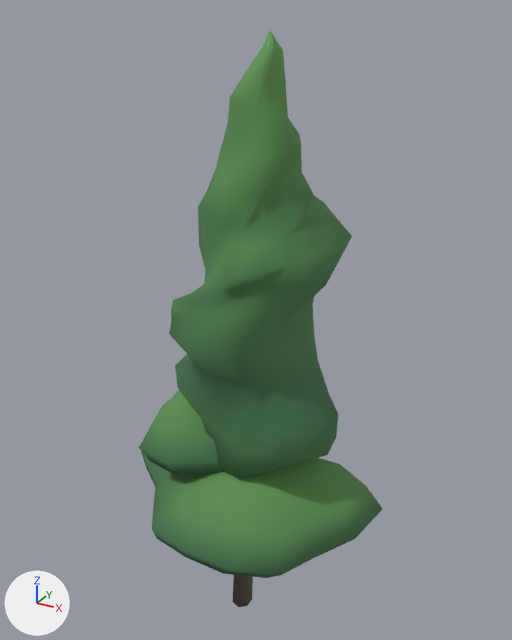
Two versions of the glTF model apps/desktop/e2e/fixtures/world-base/assets/station-foliage-2026-11-27/station-cedar.glb, one commit apart.
Camera for both pictures: a 50 mm lens placed at (4.65, -7.97, 9.25), pointed at (0.12, 0.27, 5.13). The lights are fixed; the arrows at lower left show +X, +Y and +Z. The picture after the commit comes second.

The scene before the commit, as lines of its bpy script (objects in view):
```python
me_cedar_boughs = bpy.data.meshes.new('cedar-boughs')
me_cedar_boughs.from_pydata(...)  # 66 vertices, 120 faces; spans x -1.25..0.73, y -0.19..0.67, z 0.0..8.57
me_cedar_boughs.materials.append(mat_station_bark)
me_cedar_canopy_planes = bpy.data.meshes.new('cedar-canopy-planes')
me_cedar_canopy_planes.from_pydata(...)  # 422 vertices, 832 faces; spans x -1.81..2.17, y -1.92..1.74, z 1.87..9.02
me_cedar_canopy_planes.materials.append(mat_station_bark)
ob_cedar_boughs = bpy.data.objects.new('cedar-boughs', me_cedar_boughs)
ob_cedar_boughs.location = (0.0, 0.0, 0.0)
ob_cedar_canopy_planes = bpy.data.objects.new('cedar-canopy-planes', me_cedar_canopy_planes)
ob_cedar_canopy_planes.location = (0.0, 0.0, 0.0)
```
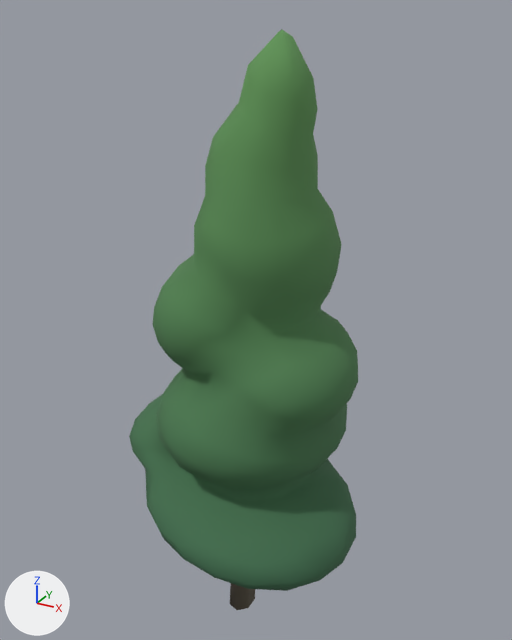
Pixel boxes [x1, y1, x2, y2] of what changed, in the pictures (512 x 640 px):
'cedar-canopy-planes', reshaped (6% narrower)
    before: [139, 29, 383, 578]
    after: [129, 29, 358, 591]
'cedar-boughs', reshaped
    before: [233, 575, 253, 607]
    after: [230, 583, 255, 610]
part 2 of me_cedar_canopy_planes, rebuilt (25% wider, 25% taller)
    before: [169, 29, 352, 480]
    after: [129, 29, 358, 591]
part 3 of me_cedar_canopy_planes, deleted (green)
    before: [141, 451, 383, 578]
part 4 of me_cedar_canopy_planes, deleted (green)
    before: [139, 390, 225, 475]

The edits, one by one:
me_cedar_boughs is used by ob_cedar_boughs; location (0.0, 0.0, 0.0).
me_cedar_boughs had 66 vertices, 120 faces and spanned x -1.25..0.73, y -0.19..0.67, z 0.0..8.57.
me_cedar_boughs now has 66 vertices, 120 faces and spans x -1.01..1.14, y -0.5..0.47, z 0.0..8.47.
me_cedar_boughs part 1: the loose piece of 42 vertices spanning x -0.17..0.31, y -0.19..0.31, z 0.0..8.57 is scaled about the mesh origin by (1.24, 1.37, 0.989).
Other edits to the shape of me_cedar_boughs do not show in these pictures.
me_cedar_canopy_planes is used by ob_cedar_canopy_planes; location (0.0, 0.0, 0.0).
me_cedar_canopy_planes had 422 vertices, 832 faces and spanned x -1.81..2.17, y -1.92..1.74, z 1.87..9.02.
me_cedar_canopy_planes now has 402 vertices, 800 faces and spans x -1.99..1.99, y -1.86..1.8, z 1.87..9.02.
me_cedar_canopy_planes part 2: the loose piece of 258 vertices spanning x -1.22..1.57, y -1.26..1.74, z 2.92..9.02 is rebuilt with 402 vertices and now spans x -1.99..1.99, y -1.86..1.8, z 1.87..9.02.
me_cedar_canopy_planes part 3: the loose piece of 82 vertices spanning x -1.81..2.17, y -1.92..1.04, z 1.87..3.28 is deleted.
me_cedar_canopy_planes part 4: the loose piece of 82 vertices spanning x -1.56..0.82, y -1.28..1.65, z 2.66..4.05 is deleted.
